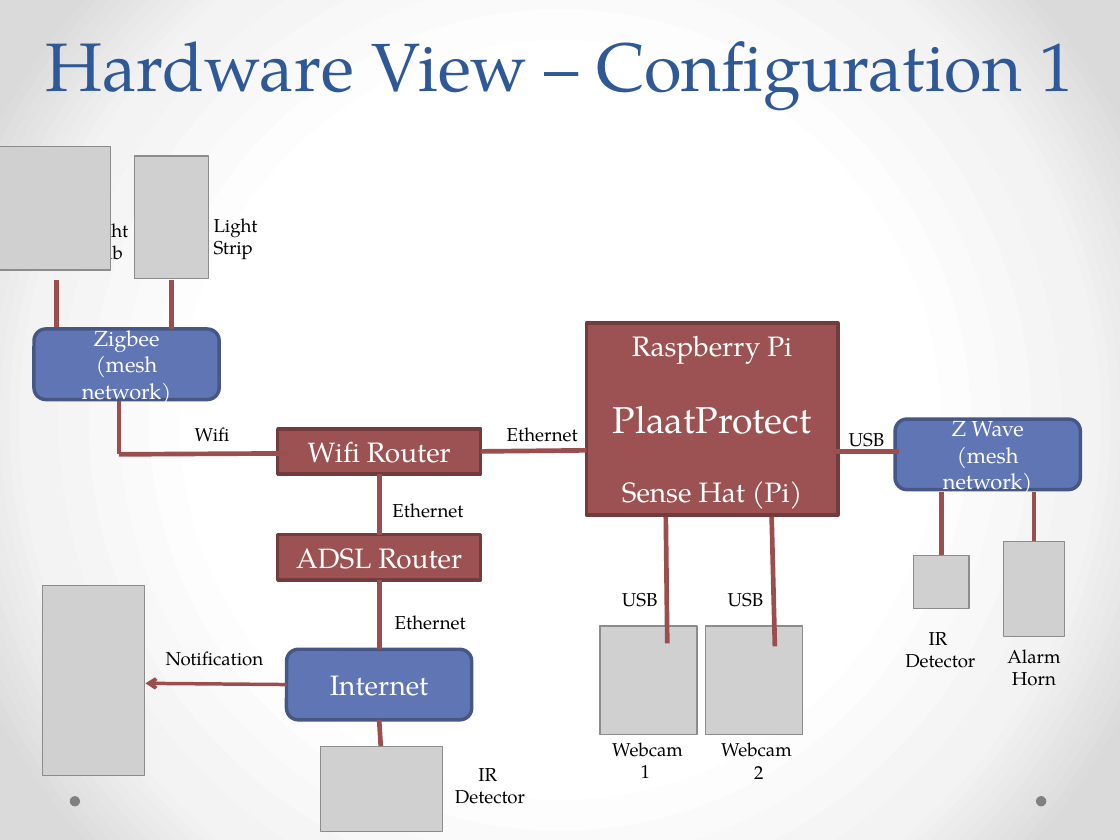
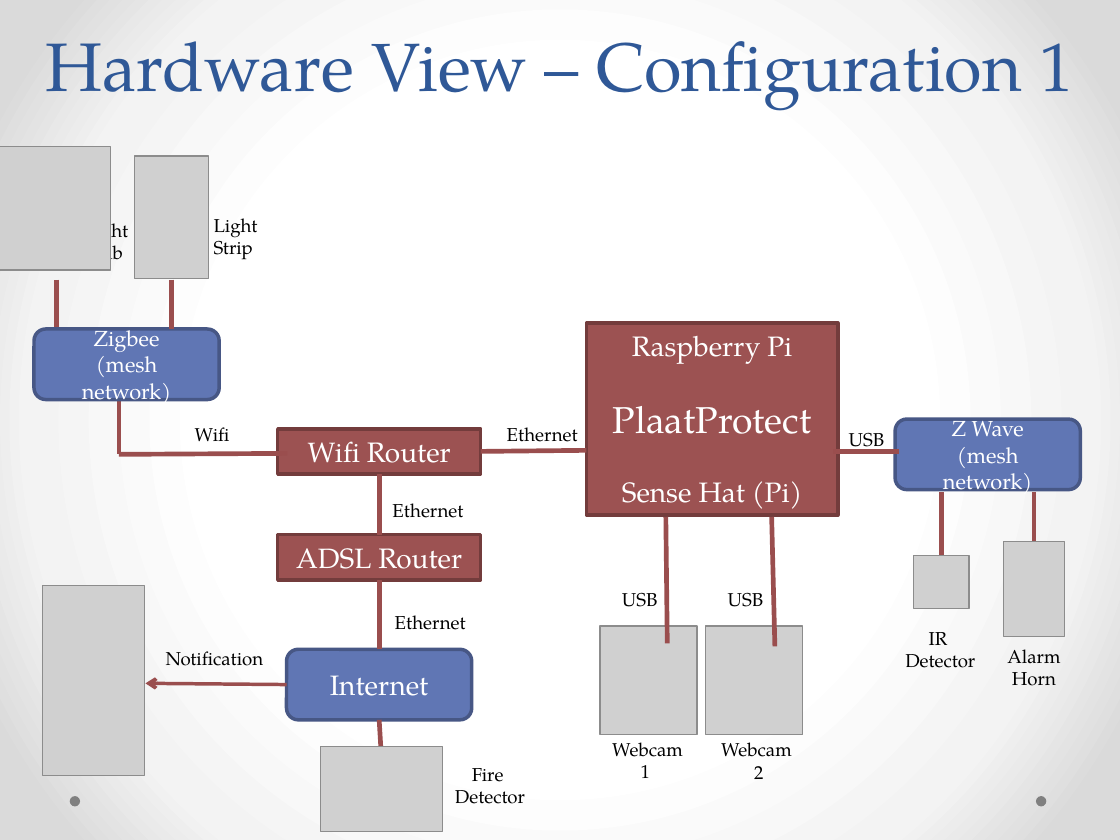
Before and after one commit to plaatsoft/plaatprotect, a slide deck: slide 7 of doc/ppt/PlaatProtect Design.pptx. Drawn at 1120x840 pixels with LibreOffice and Linux fonts; fonts in the diff are those of the drawing; grey boxes stand for pictures. Boxes give left, top, right and bottom in pixels: in the first picture for what was removed or moved away, otherwise in the second. Text is boxed around its words. In the diff, an @@ line names an element or a change of style, - is before the commit and + after.

```diff
--- a/doc/ppt/PlaatProtect Design.pptx
+++ b/doc/ppt/PlaatProtect Design.pptx
@@ text at (x1=472, y1=768, x2=504, y2=782): text changed @@
-IR
+Fire
```
Also in this commit, not shown: 2 other slides changed, 1 slide added, 8 other files.
